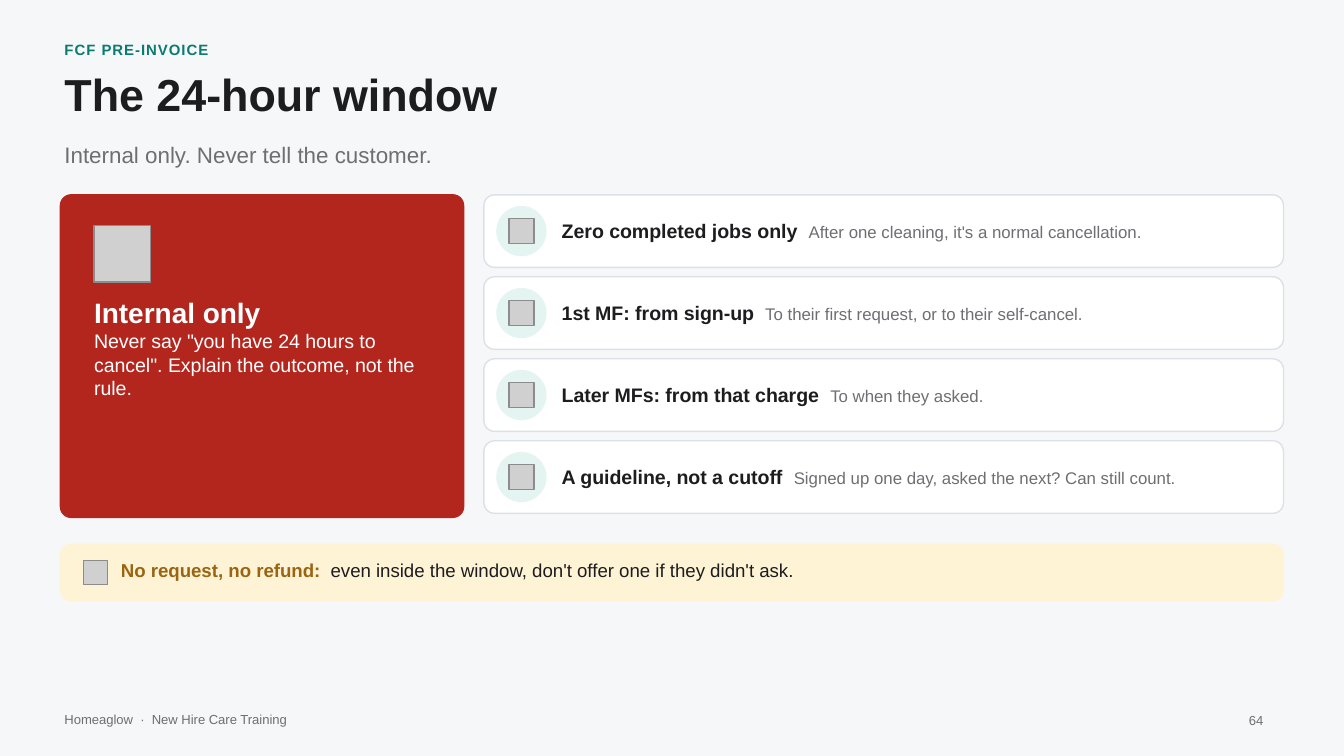
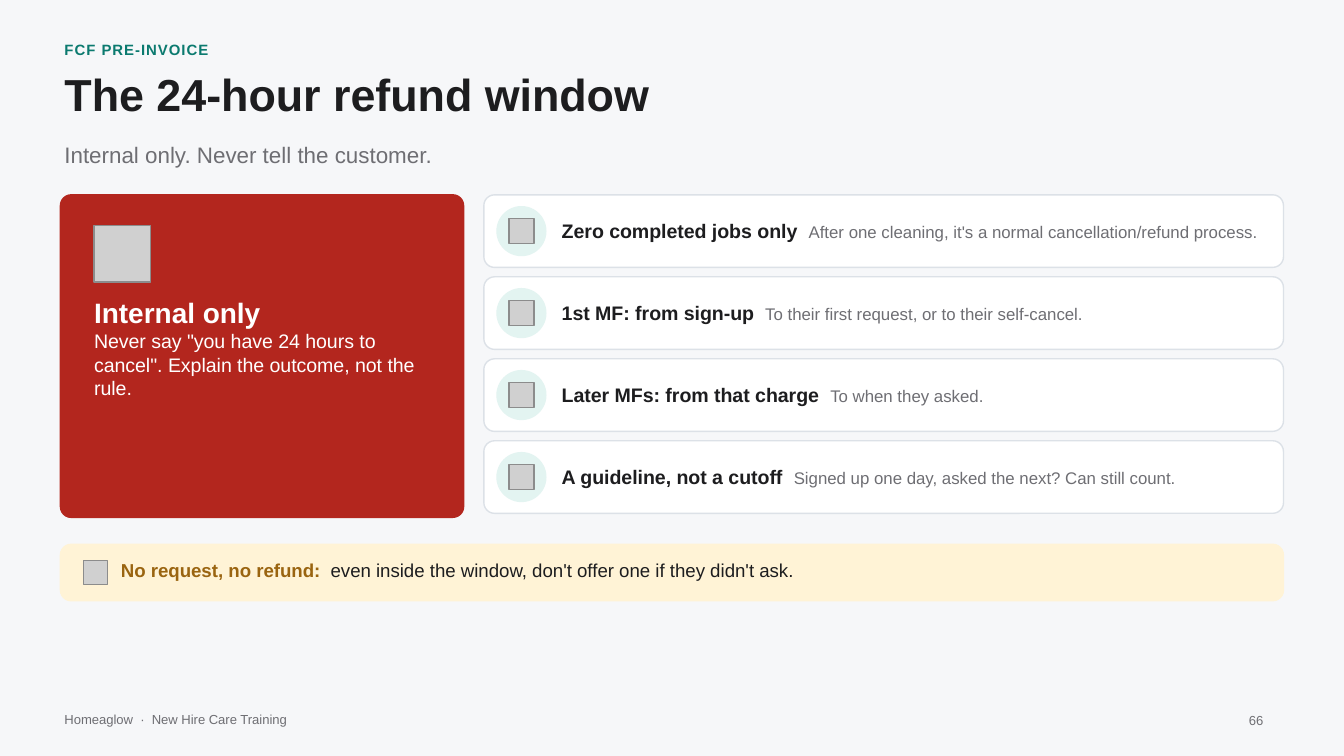
Before and after one commit to anjulimichelle/training, a slide deck: slide 66 of retention-membership-cancellation/retention-membership-cancellation.pptx (slide 64 before the commit). Drawn at 1344x756 pixels with LibreOffice and Linux fonts; fonts in the diff are those of the drawing; grey boxes stand for pictures. Boxes give left, top, right and bottom in pixels: in the first picture for what was removed or moved away, otherwise in the second. Text is boxed around its words. In the diff, an @@ line names an element or a change of style, - is before the commit and + after.

```diff
--- a/retention-membership-cancellation/retention-membership-cancellation.pptx
+++ b/retention-membership-cancellation/retention-membership-cancellation.pptx
@@ text at [64,78,649,112]: text changed @@
-The 24-hour window
+The 24-hour refund window
@@ text at [562,223,1257,242]: text changed @@
-Zero completed jobs only After one cleaning, it's a normal cancellation.
+Zero completed jobs only After one cleaning, it's a normal cancellation/refund process.
@@ page number at [1249,716,1263,725]: text changed @@
-64
+66
```
Also in this commit, not shown: 1 other slide changed, 2 slides added, 1 other file.
